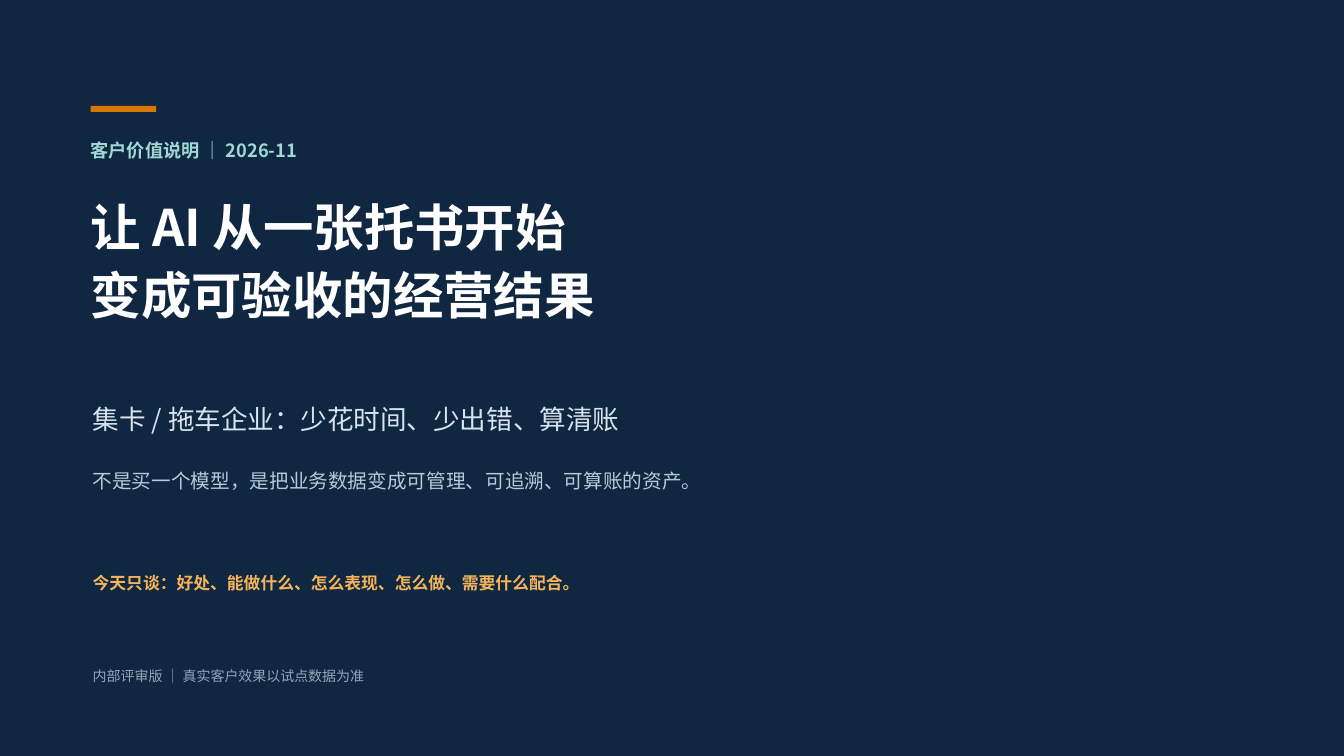
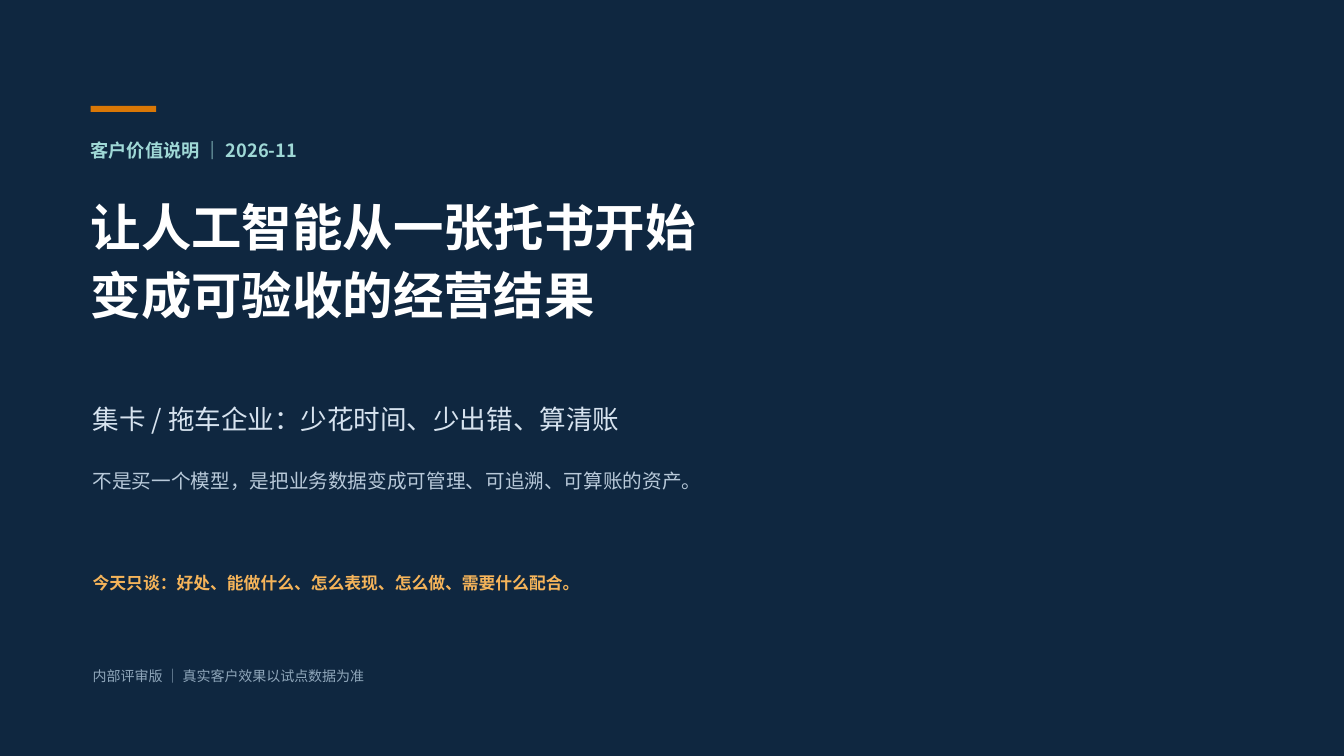
Before and after one commit to roma007/Enterprise-AI, a slide deck: slide 1 of 会客包/reports/客户老板版_系统能力介绍_2026-11-05.pptx. Drawn at 1344x756 pixels with LibreOffice and Linux fonts; fonts in the diff are those of the drawing. Boxes give left, top, right and bottom in pixels: in the first picture for what was removed or moved away, otherwise in the second. Text is boxed around its words. In the diff, an @@ line names an element or a change of style, - is before the commit and + after.

```diff
--- a/会客包/reports/客户老板版_系统能力介绍_2026-11-05.pptx
+++ b/会客包/reports/客户老板版_系统能力介绍_2026-11-05.pptx
@@ text at [91, 203, 696, 319]: text changed @@
-让 AI 从一张托书开始
-变成可验收的经营结果
+让人工智能从一张托书开始
+变成可验收的经营结果
```
Also in this commit, not shown: 13 other slides changed, 6 other files.
